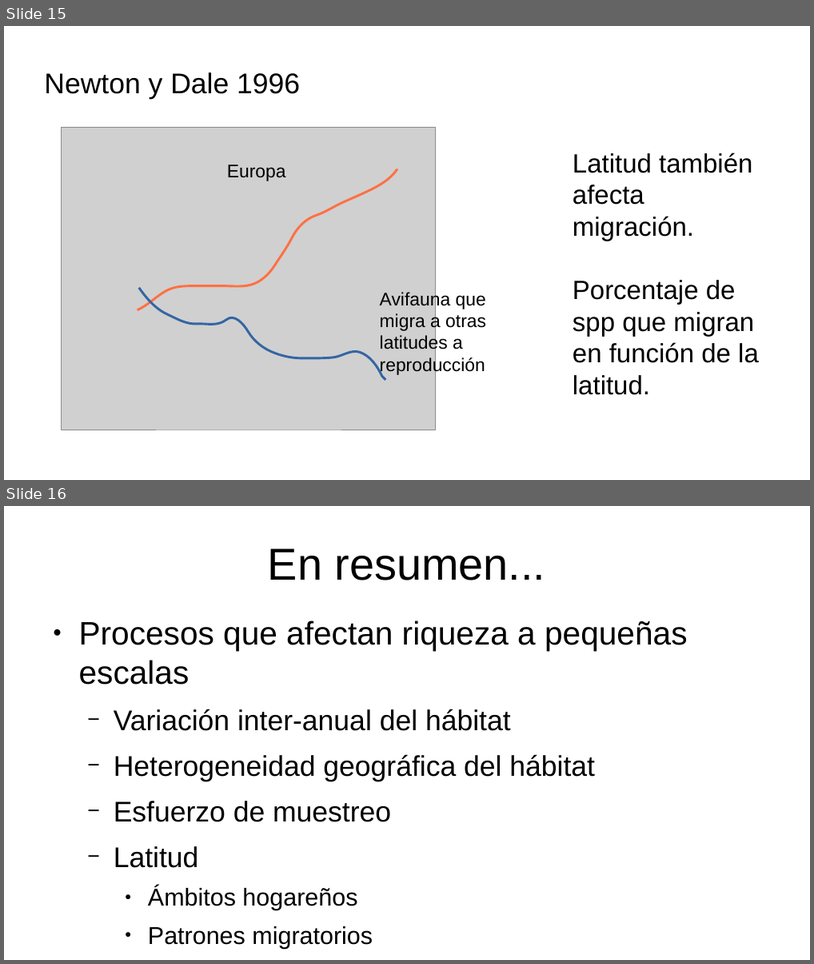
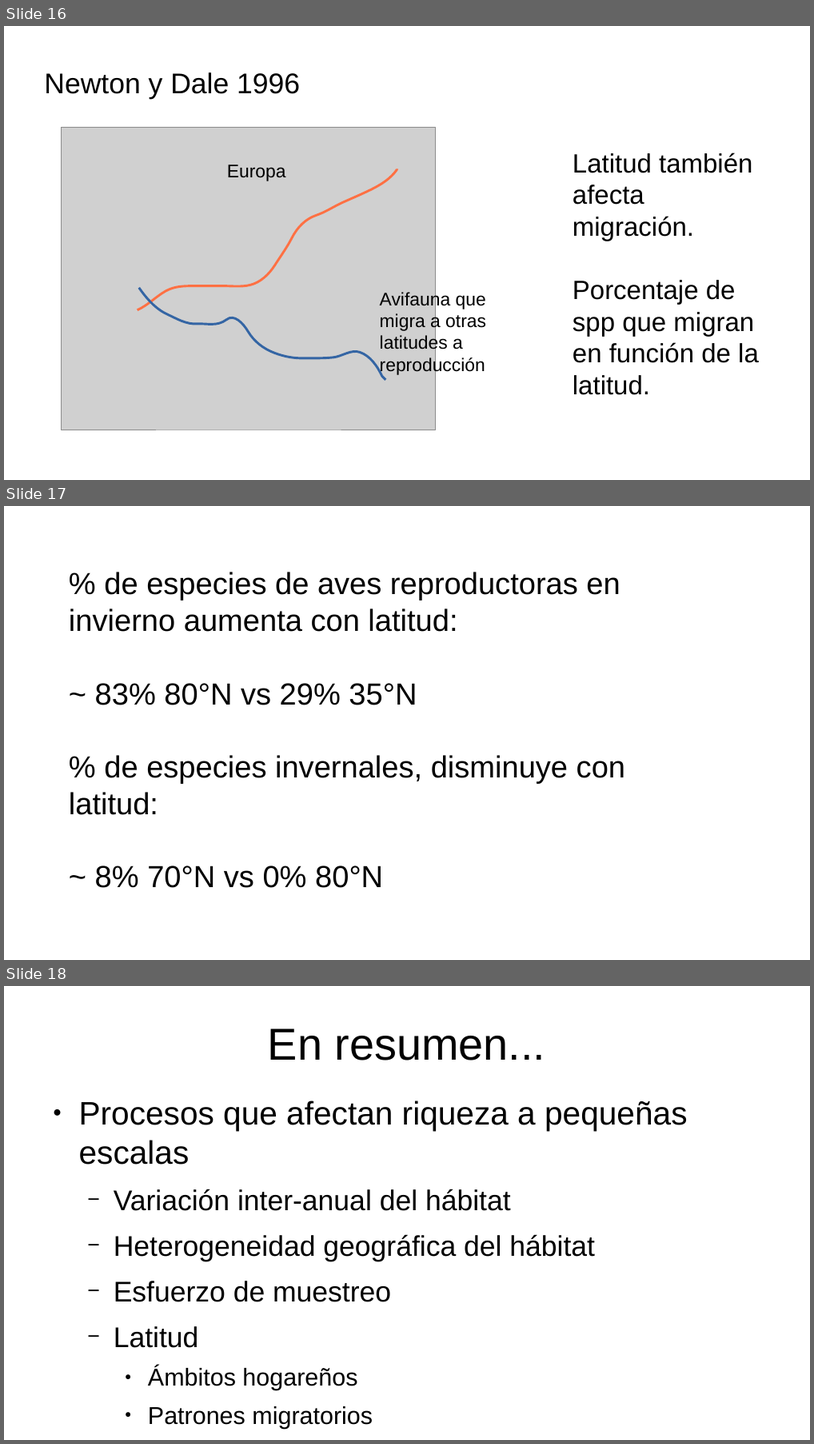
Before and after one commit to gerardommc/Biogeo-Macroecologia, a slide deck: Riqueza-escalas.odp. Shown one above the other, each under a label of ours: slides 15 and 16 before the commit, slides 16, 17 and 18 after it. The pictures are 814x964 and 814x1444 pixels, drawn with LibreOffice and Linux fonts; fonts in the diff are those of the drawing; grey boxes stand for pictures. Boxes give left, top, right and bottom in pixels: in the first picture for what was removed or moved away, otherwise in the second. Text is boxed around its words. In the diff, an @@ line names an element or a change of style, - is before the commit and + after.

```diff
--- a/Riqueza-escalas.odp
+++ b/Riqueza-escalas.odp
@@ slide 17 added at <box>4,506,810,960</box>, background #FFFFFF @@
@@ text added at <box>69,572,626,888</box>, 30 pt, text #000000 @@
+% de especies de aves reproductoras en invierno aumenta con latitud:
+~ 83% 80°N vs 29% 35°N
+% de especies invernales, disminuye con latitud:
+~ 8% 70°N vs 0% 80°N
@@ what was slide 15 is now slide 16 @@
@@ what was slide 16 is now slide 18 @@
```
Also in this commit, not shown: 4 slides changed, 1 other slide added, 3 other files.
